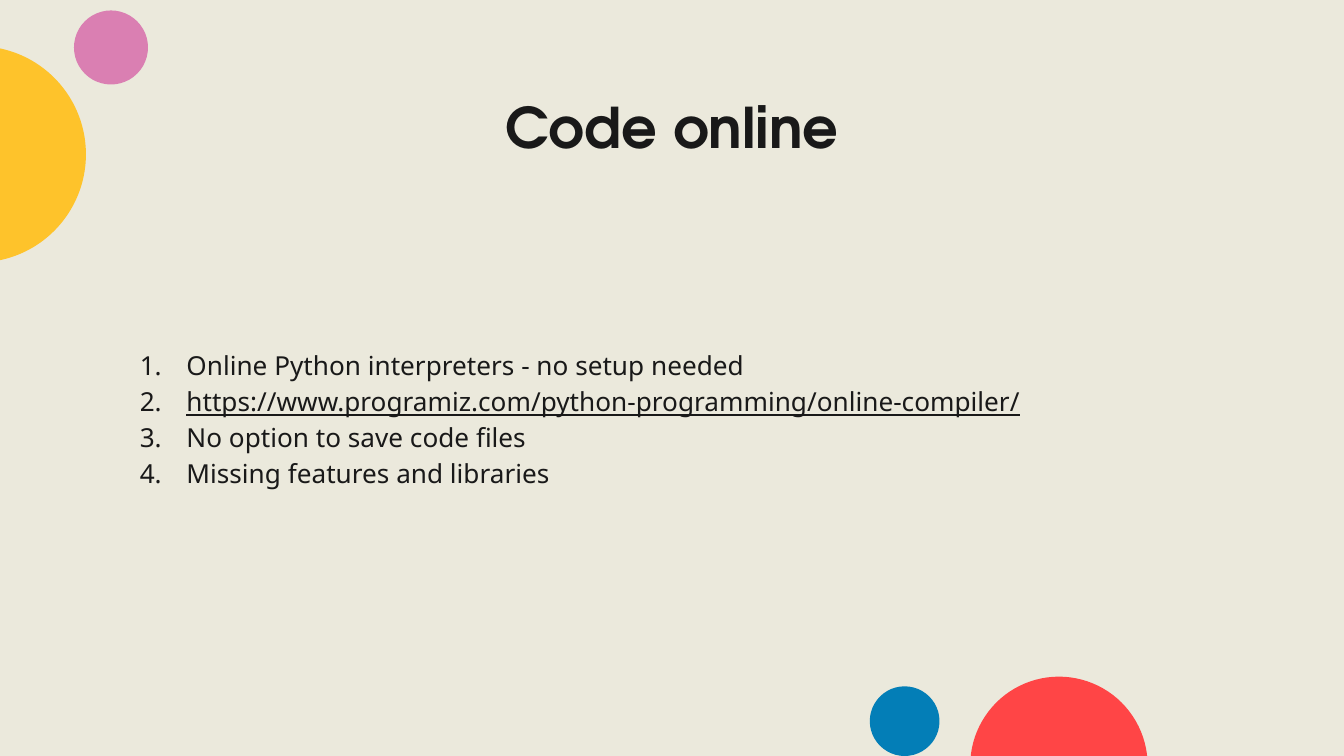
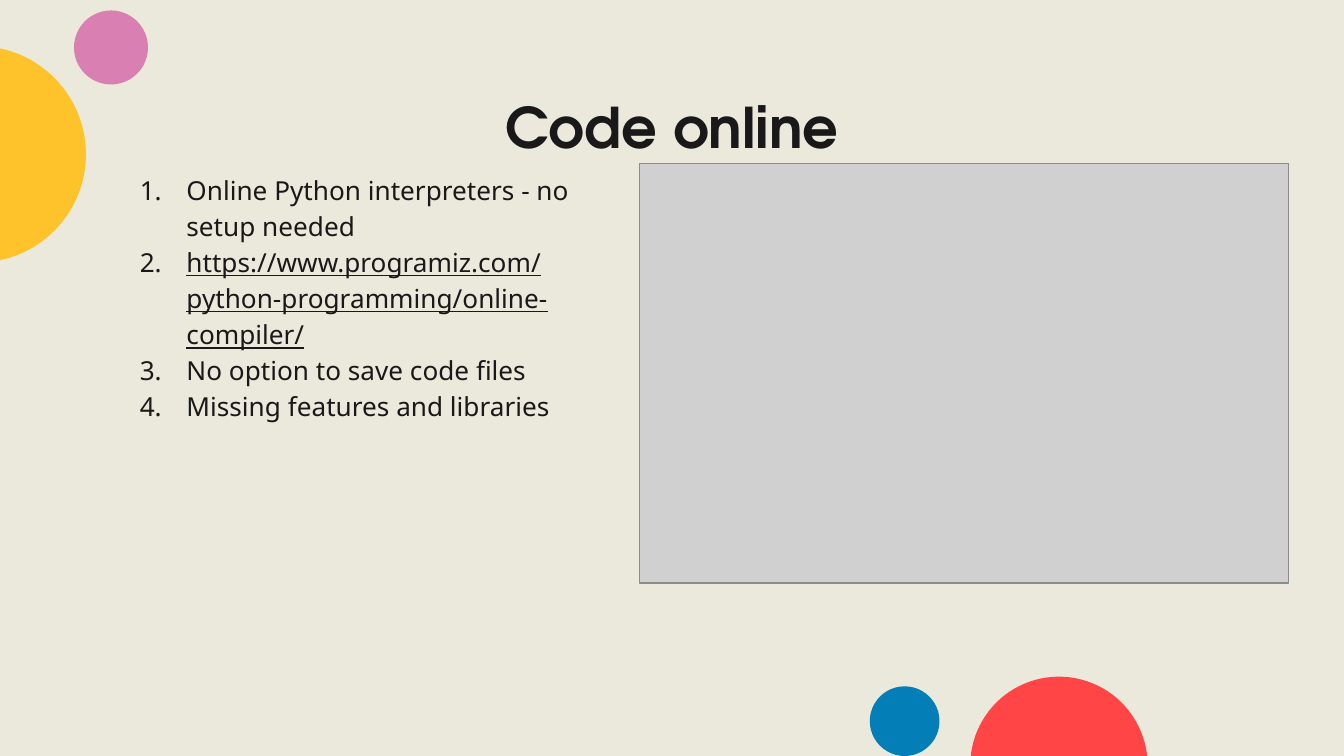
Before and after one commit to Ahmed-Ansari02/UCL-CSS-Python-Bootcamp, a slide deck: slide 7 of week1/Programming bootcamp week 1.pptx (slide 6 before the commit). Drawn at 1344x756 pixels with LibreOffice and Linux fonts; fonts in the diff are those of the drawing; grey boxes stand for pictures. Boxes give left, top, right and bottom in pixels: in the first picture for what was removed or moved away, otherwise in the second. Text is boxed around its words. In the diff, an @@ line names an element or a change of style, - is before the commit and + after.

```diff
--- a/week1/Programming bootcamp week 1.pptx
+++ b/week1/Programming bootcamp week 1.pptx
@@ text "Online Python interpreters - no ..." rewrapped from box(186, 355, 1019, 490) to box(186, 180, 568, 423) @@
@@ picture added at box(640, 164, 1289, 583) @@
```
Also in this commit, not shown: 3 other slides changed, 3 slides removed, 20 other files.
